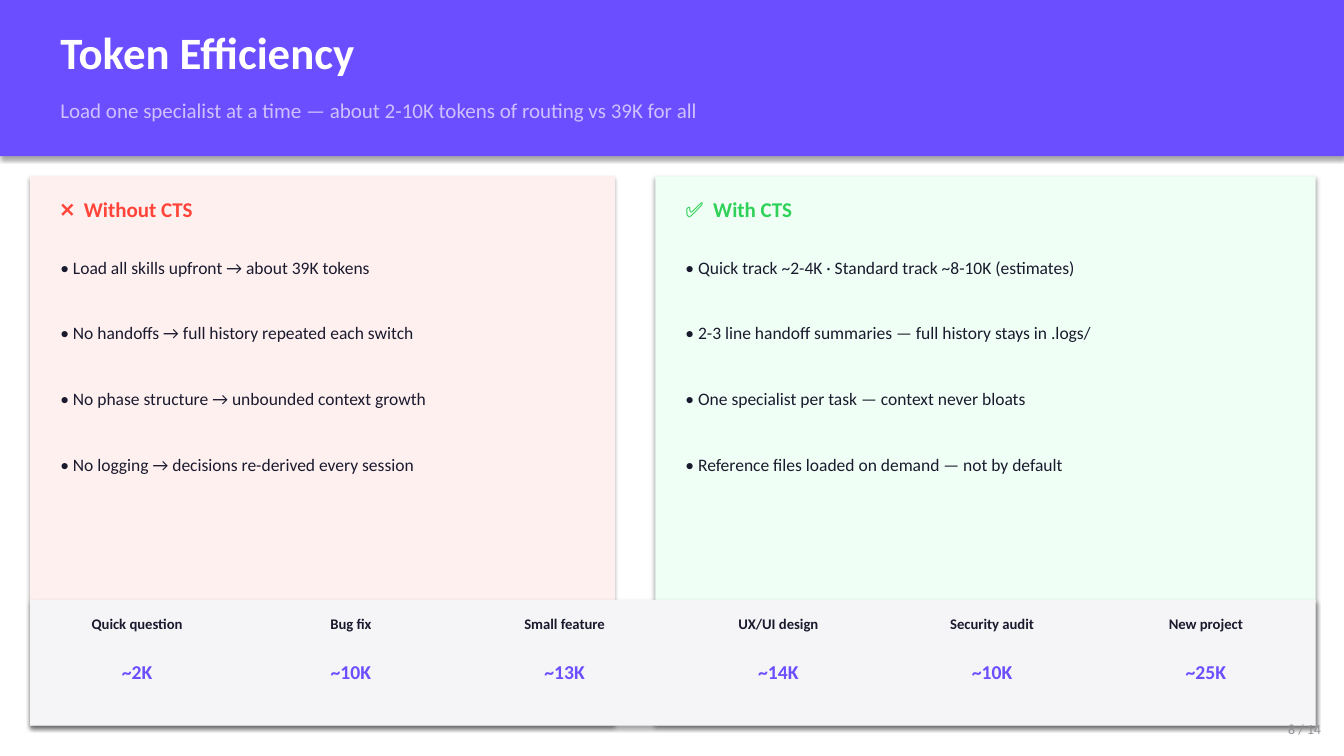
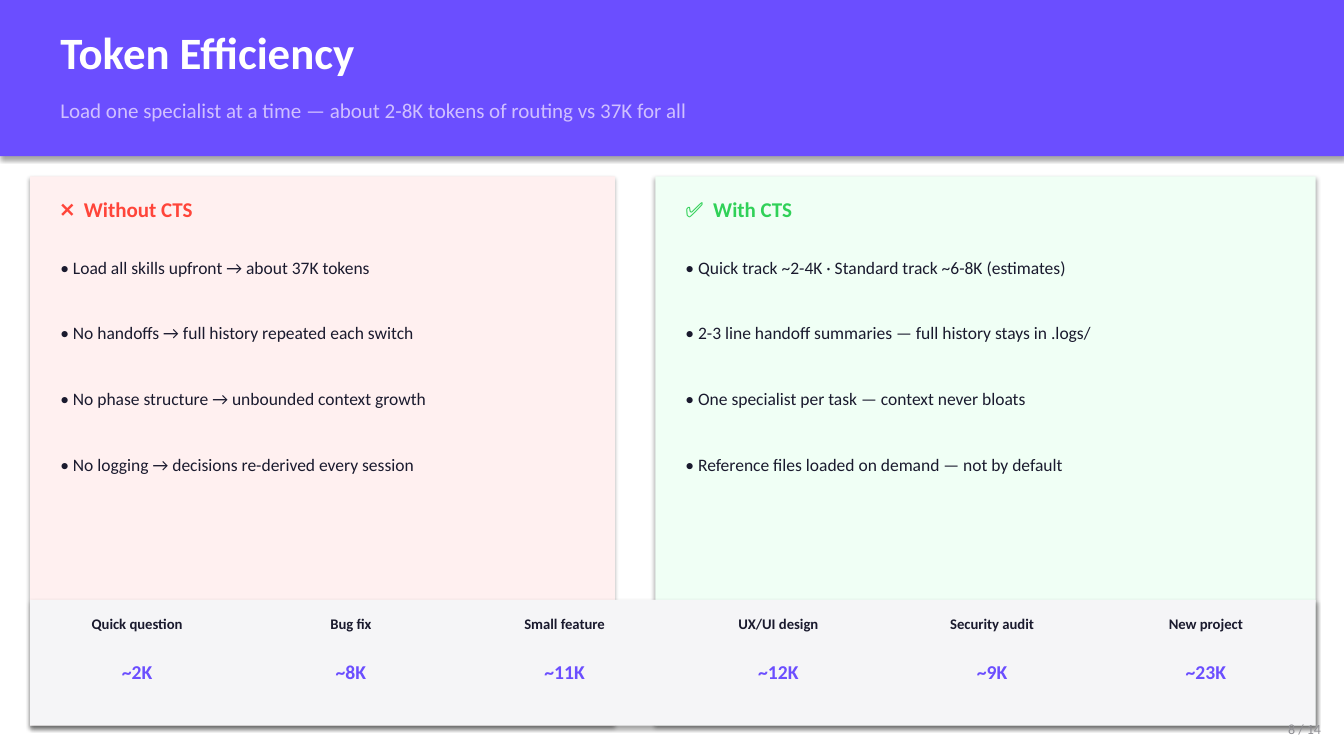
Before and after one commit to rhorba/CTS, a slide deck: slide 8 of claude-team-skills-pitch.pptx. Drawn at 1344x756 pixels with LibreOffice and Linux fonts; fonts in the diff are those of the drawing. Boxes give left, top, right and bottom in pixels: in the first picture for what was removed or moved away, otherwise in the second. Text is boxed around its words. In the diff, an @@ line names an element or a change of style, - is before the commit and + after.

```diff
--- a/claude-team-skills-pitch.pptx
+++ b/claude-team-skills-pitch.pptx
@@ text at <box>60,103,686,122</box>: text changed @@
-Load one specialist at a time — about 2-10K tokens of routing vs 39K for all
+Load one specialist at a time — about 2-8K tokens of routing vs 37K for all
@@ text at <box>73,262,370,277</box>: text changed @@
-• Load all skills upfront → about 39K tokens
+• Load all skills upfront → about 37K tokens
@@ text at <box>698,261,1066,277</box>: text changed @@
-• Quick track ~2-4K · Standard track ~8-10K (estimates)
+• Quick track ~2-4K · Standard track ~6-8K (estimates)
@@ text at <box>336,665,366,679</box>: text changed @@
-~10K
+~8K
@@ text at <box>544,666,584,679</box>: text changed @@
-~13K
+~11K
@@ text at <box>758,666,798,679</box>: text changed @@
-~14K
+~12K
@@ text at <box>977,666,1007,679</box>: text changed @@
-~10K
+~9K
@@ text at <box>1186,666,1226,679</box>: text changed @@
-~25K
+~23K
```
Also in this commit, not shown: 17 other files.
